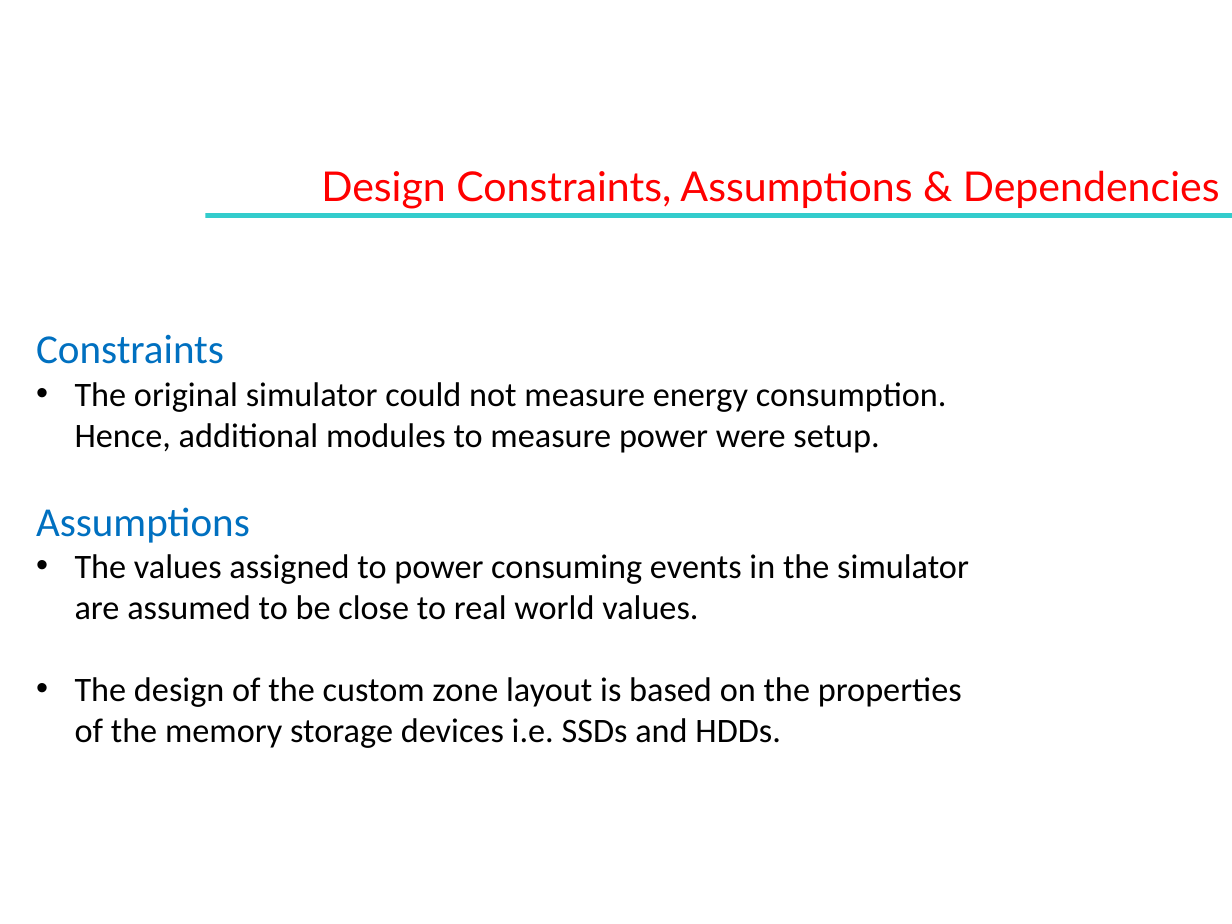
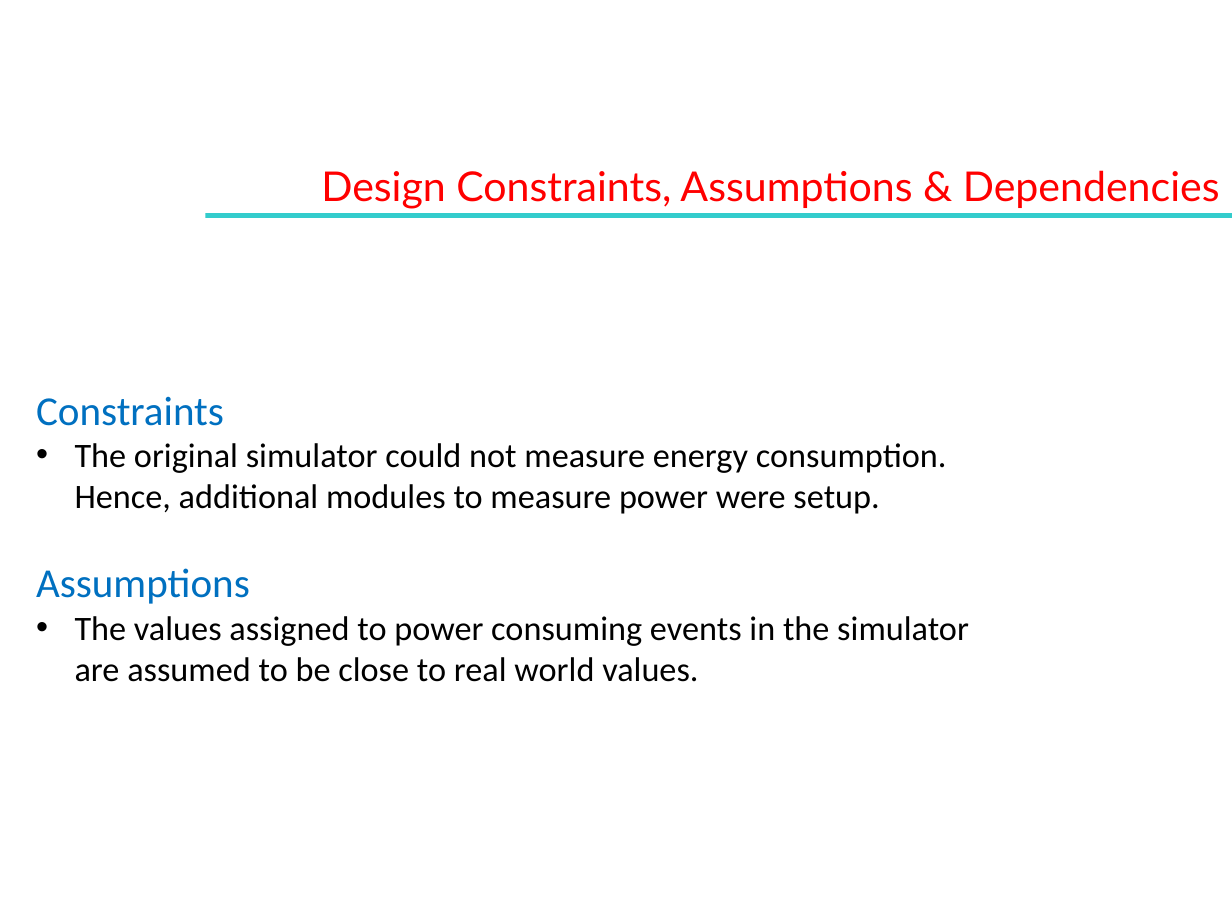
Before and after one commit to Gituser143/HDFS-Sim, a slide deck: slide 4 of Presentations/ESA Project Demonstration.pptx. Drawn at 1232x924 pixels with LibreOffice and Linux fonts; fonts in the diff are those of the drawing; background and template pictures are left out. Boxes give left, top, right and bottom in pixels: in the first picture for what was removed or moved away, otherwise in the second. Text is boxed around its words. In the diff, an @@ line names an element or a change of style, - is before the commit and + after.

```diff
--- a/Presentations/ESA Project Demonstration.pptx
+++ b/Presentations/ESA Project Demonstration.pptx
@@ text at [75,677,962,748]: paragraph removed @@
-• The design of the custom zone layout is based on the properties of the memory storage devices i.e. SSDs and HDDs.
```
Also in this commit, not shown: 1 other slide changed, 1 other file.
